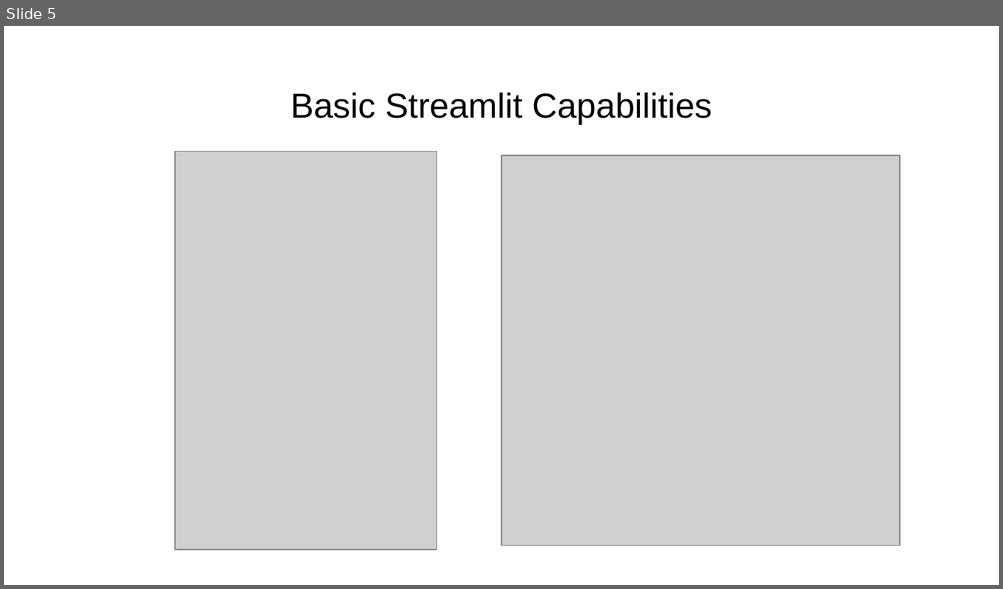
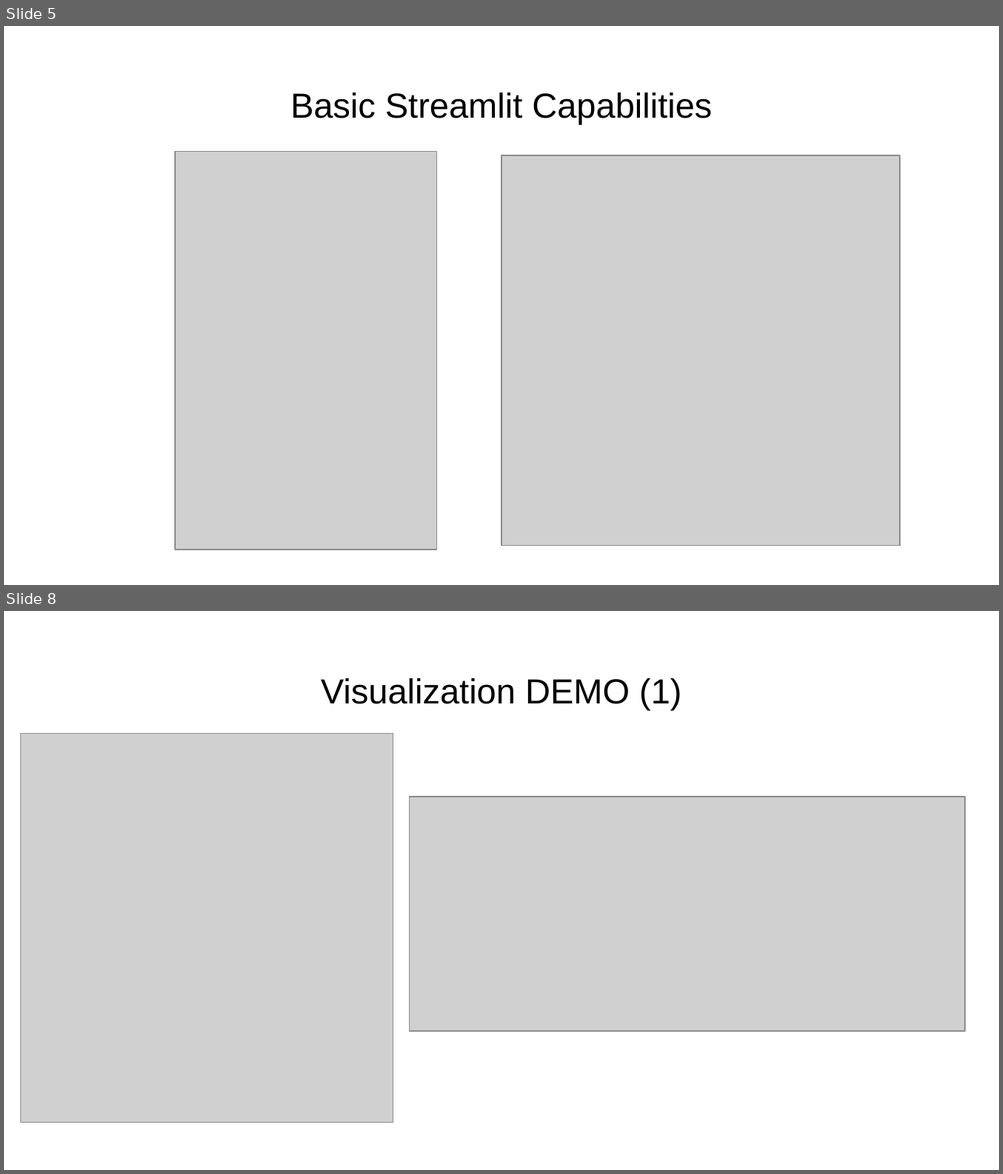
Before and after one commit to yshaheen1/Midterm-Streamlit-, a slide deck: Streamlit.pptx. Shown one above the other, each under a label of ours: slide 5 before the commit, slides 5 and 8 after it; the slides between them are not shown. The pictures are 1003x589 and 1003x1174 pixels, drawn with LibreOffice and Linux fonts; fonts in the diff are those of the drawing; grey boxes stand for pictures. Boxes give left, top, right and bottom in pixels: in the first picture for what was removed or moved away, otherwise in the second. Text is boxed around its words. In the diff, an @@ line names an element or a change of style, - is before the commit and + after.

```diff
--- a/Streamlit.pptx
+++ b/Streamlit.pptx
@@ slide 8 added at <box>4,611,999,1170</box>, background #FFFFFF @@
@@ title added at <box>321,678,681,710</box>, 25.2 pt, text #000000 @@
+Visualization DEMO (1)
@@ picture added at <box>21,733,393,1123</box> @@
@@ picture added at <box>410,797,965,1032</box> @@
```
Also in this commit, not shown: 3 slides changed, 1 other slide added, 1 slide removed.
